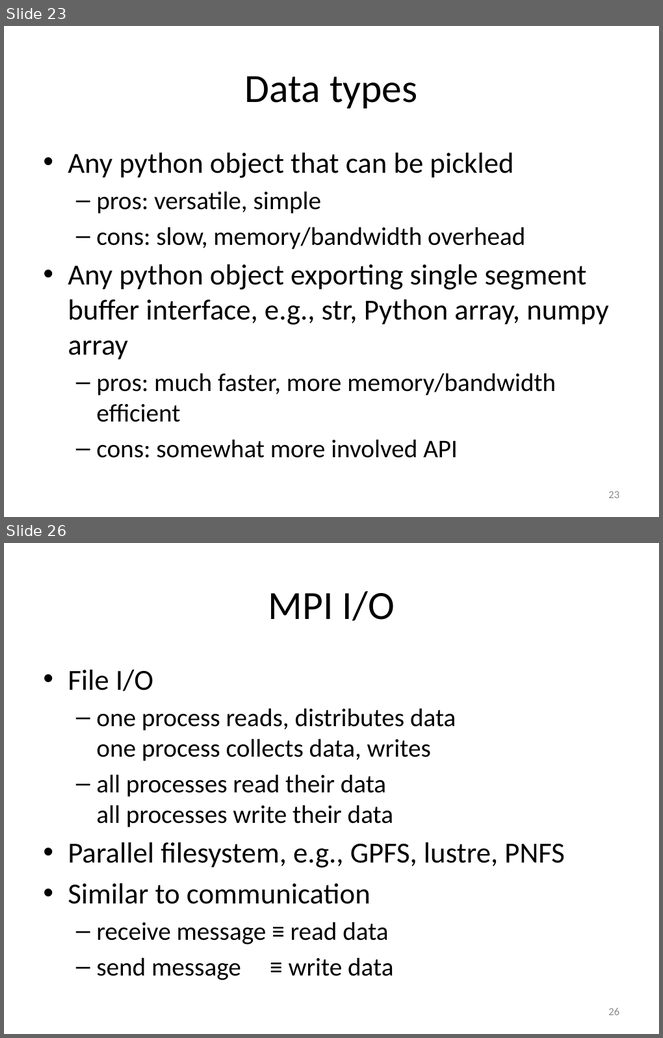
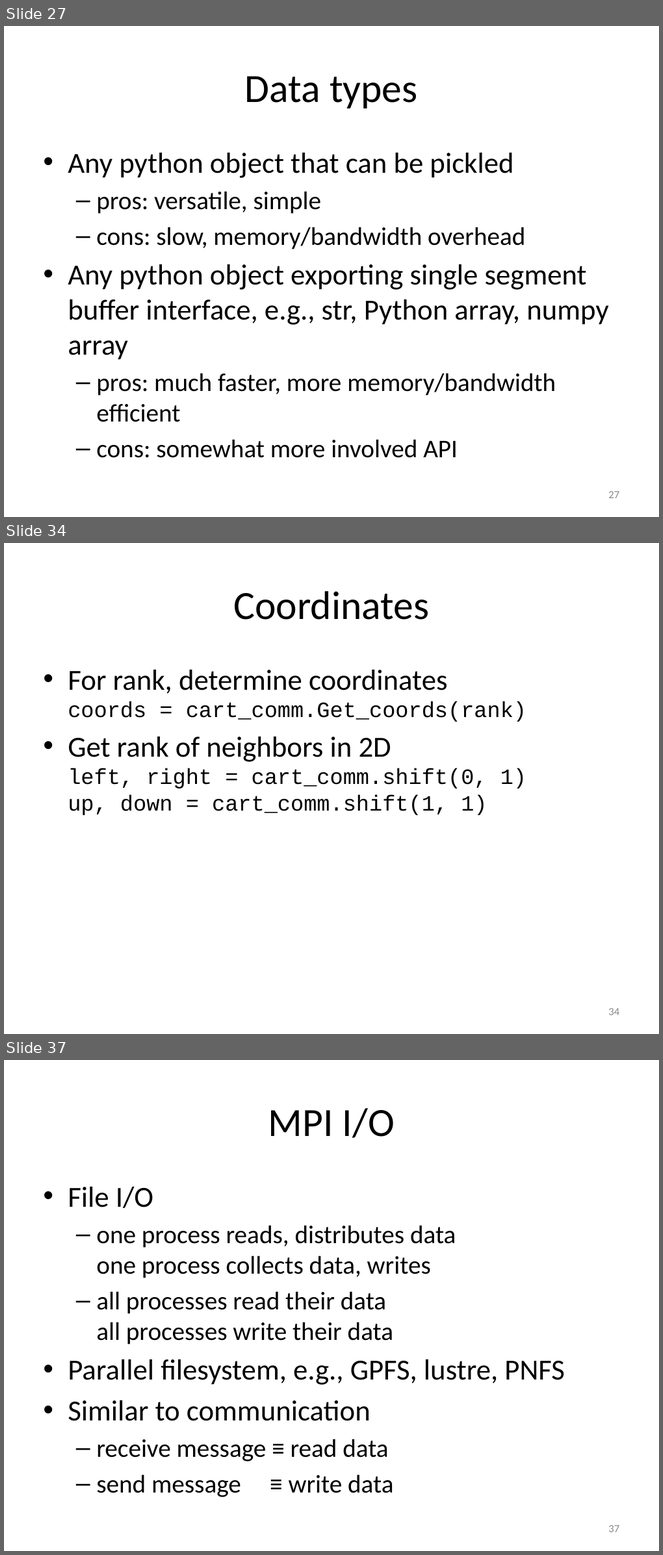
Before and after one commit to gjbex/training-material, a slide deck: Python/Mpi4py/mpi4py.pptx. Shown one above the other, each under a label of ours: slides 23 and 26 before the commit, slides 27, 34 and 37 after it; the slides between them are not shown. The pictures are 663x1038 and 663x1555 pixels, drawn with LibreOffice and Linux fonts; fonts in the diff are those of the drawing. Boxes give left, top, right and bottom in pixels: in the first picture for what was removed or moved away, otherwise in the second. Text is boxed around its words. In the diff, an @@ line names an element or a change of style, - is before the commit and + after.

```diff
--- a/Python/Mpi4py/mpi4py.pptx
+++ b/Python/Mpi4py/mpi4py.pptx
@@ slide 34 added at (4, 543, 659, 1034), background #FFFFFF @@
@@ title added at (233, 591, 429, 620), 44 pt, text #000000 @@
+Coordinates
@@ text added at (68, 670, 527, 815), 24 pt, text #000000 @@
+• For rank, determine coordinates
+  coords = cart_comm.Get_coords(rank)
+• Get rank of neighbors in 2D
+  left, right = cart_comm.shift(0, 1)
+  up, down = cart_comm.shift(1, 1)
@@ page number added at (608, 1008, 620, 1016), 12 pt, text #8C8C8C @@
+34
@@ what was slide 23 is now slide 27 @@
@@ page number at (608, 491, 620, 499): text changed @@
-23
+27
@@ what was slide 26 is now slide 37 @@
@@ page number at (608, 1525, 620, 1533): text changed @@
-26
+37
```
Also in this commit, not shown: 2 slides changed, 11 other slides added.
